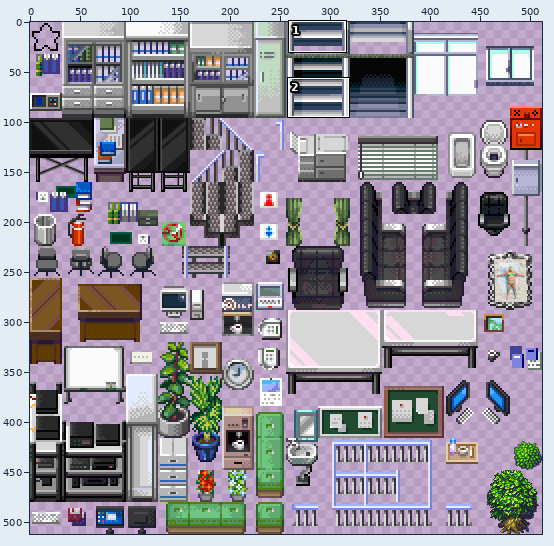
File history of a sprite sheet, tilesets_deviant_milkian_1.png. The first picture is a wide view before the edit; the outline marks the close-up.
Close-up. Before:
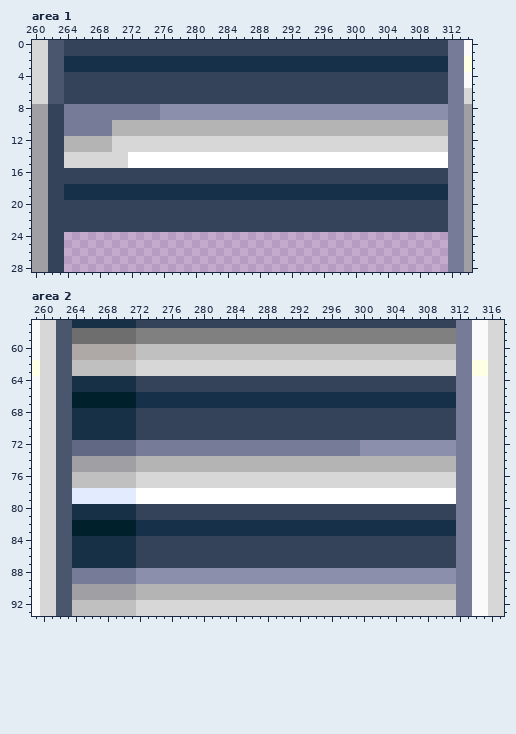
The file is 512x512 pixels. Shown: area 1: x 260..314, y 0..28; area 2: x 259..317, y 57..93. The commit also changed other parts of the picture, which this record leaves out.
Once edited:
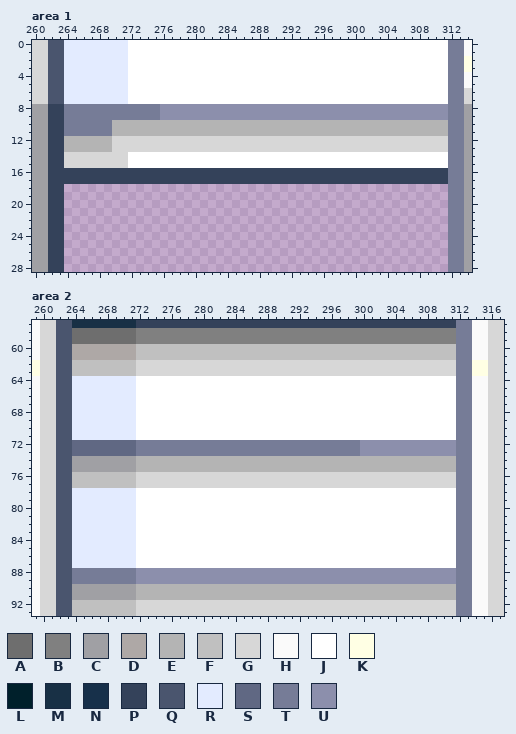
Palette (. is transparent): A #6e6e6e  B #808080  C #a0a0a4  D #aea8a6  E #b4b4b4  F #c0c0c0  G #d7d7d7  H #fafafa  J #ffffff  K #ffffe4  L #00202b  M #183045  N #17304a  P #34425a  Q #4a556e  R #e3ebff  S #606883  T #767c97  U #8c8fac
What changed:
Changed rows in their new state; - is an unchanged pixel.
Area 1:
first column x 264:
 0 RRRRRRRRJJJJJJJJJJJJJJJJJJJJJJJJJJJJJJJJJJJJJJJJ
 1 RRRRRRRRJJJJJJJJJJJJJJJJJJJJJJJJJJJJJJJJJJJJJJJJ
 2 RRRRRRRRJJJJJJJJJJJJJJJJJJJJJJJJJJJJJJJJJJJJJJJJ
 3 RRRRRRRRJJJJJJJJJJJJJJJJJJJJJJJJJJJJJJJJJJJJJJJJ
 4 RRRRRRRRJJJJJJJJJJJJJJJJJJJJJJJJJJJJJJJJJJJJJJJJ
 5 RRRRRRRRJJJJJJJJJJJJJJJJJJJJJJJJJJJJJJJJJJJJJJJJ
 6 RRRRRRRRJJJJJJJJJJJJJJJJJJJJJJJJJJJJJJJJJJJJJJJJ
 7 RRRRRRRRJJJJJJJJJJJJJJJJJJJJJJJJJJJJJJJJJJJJJJJJ
first column x 264:
18 ................................................
19 ................................................
20 ................................................
21 ................................................
22 ................................................
23 ................................................
Area 2:
first column x 264:
64 RRRRRRRRJJJJJJJJJJJJJJJJJJJJJJJJJJJJJJJJJJJJJJJJ
65 RRRRRRRRJJJJJJJJJJJJJJJJJJJJJJJJJJJJJJJJJJJJJJJJ
66 RRRRRRRRJJJJJJJJJJJJJJJJJJJJJJJJJJJJJJJJJJJJJJJJ
67 RRRRRRRRJJJJJJJJJJJJJJJJJJJJJJJJJJJJJJJJJJJJJJJJ
68 RRRRRRRRJJJJJJJJJJJJJJJJJJJJJJJJJJJJJJJJJJJJJJJJ
69 RRRRRRRRJJJJJJJJJJJJJJJJJJJJJJJJJJJJJJJJJJJJJJJJ
70 RRRRRRRRJJJJJJJJJJJJJJJJJJJJJJJJJJJJJJJJJJJJJJJJ
71 RRRRRRRRJJJJJJJJJJJJJJJJJJJJJJJJJJJJJJJJJJJJJJJJ
first column x 264:
80 RRRRRRRRJJJJJJJJJJJJJJJJJJJJJJJJJJJJJJJJJJJJJJJJ
81 RRRRRRRRJJJJJJJJJJJJJJJJJJJJJJJJJJJJJJJJJJJJJJJJ
82 RRRRRRRRJJJJJJJJJJJJJJJJJJJJJJJJJJJJJJJJJJJJJJJJ
83 RRRRRRRRJJJJJJJJJJJJJJJJJJJJJJJJJJJJJJJJJJJJJJJJ
84 RRRRRRRRJJJJJJJJJJJJJJJJJJJJJJJJJJJJJJJJJJJJJJJJ
85 RRRRRRRRJJJJJJJJJJJJJJJJJJJJJJJJJJJJJJJJJJJJJJJJ
86 RRRRRRRRJJJJJJJJJJJJJJJJJJJJJJJJJJJJJJJJJJJJJJJJ
87 RRRRRRRRJJJJJJJJJJJJJJJJJJJJJJJJJJJJJJJJJJJJJJJJ
Boxes around the changes in both close-ups, in picture pixels (x1, y1, x2, y2):
changed: (64, 40, 448, 104)
erased: (64, 184, 448, 232)
changed: (72, 376, 456, 440)
changed: (72, 504, 456, 568)
